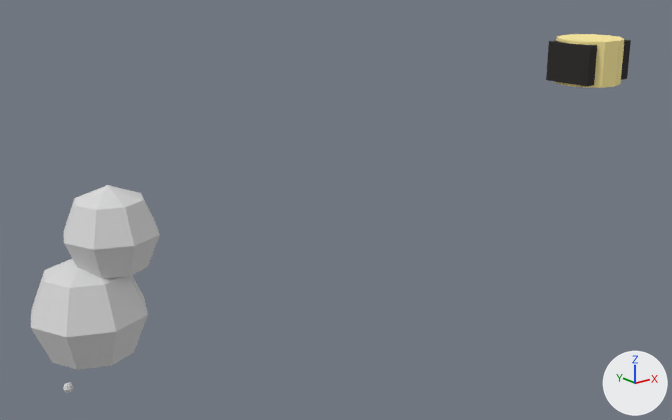
Two versions of the glTF model demo/resources/models/port.glb, one commit apart.
The view is the same before and after, from a camera (50 mm lens) standing at (-4.12, -2.95, 7.8) and looking at (-0.43, 1.65, 5.95). Every picture has the same lights, and +X, +Y and +Z are marked at lower right. The older version comes first. Where no turn or scale is listed for an object, it has been applied to the vertices.

The first picture shows 'fumee0', 'fumee1', 'fumee2', 'lampe'.
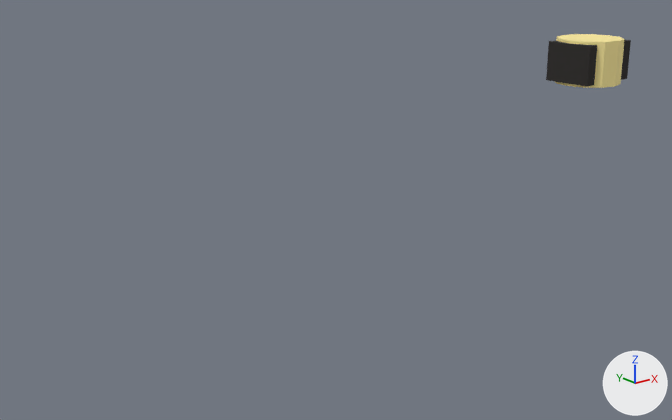
Changed parts and their boxes (x1, y1, x2, y2) in the pictures (672 x 420 px):
'fumee1', deleted: before (31, 259, 148, 370)
'fumee2', deleted: before (63, 185, 160, 279)
'fumee0', deleted: before (63, 382, 73, 393)

The change, as a diff of the scene's bpy script:
```diff
--- a/demo/resources/models/port.glb.py
+++ b/demo/resources/models/port.glb.py
@@ ob_fumee0 @@
-ob_fumee0 = bpy.data.objects.new('fumee0', me_fumee0)
-ob_fumee0.location = (-1.993, 2.597, 4.772)
@@ ob_fumee1 @@
-ob_fumee1 = bpy.data.objects.new('fumee1', me_fumee1)
-ob_fumee1.location = (-1.826, 2.531, 5.306)
@@ ob_fumee2 @@
-ob_fumee2 = bpy.data.objects.new('fumee2', me_fumee2)
-ob_fumee2.location = (-1.66, 2.464, 5.839)
```
